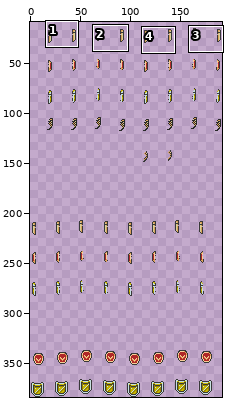
Sprite sheet -- data/sprites/hero/walking.shield.png. Above: a wide view before the commit, with the close-up outlined.
Close-up. As it was:
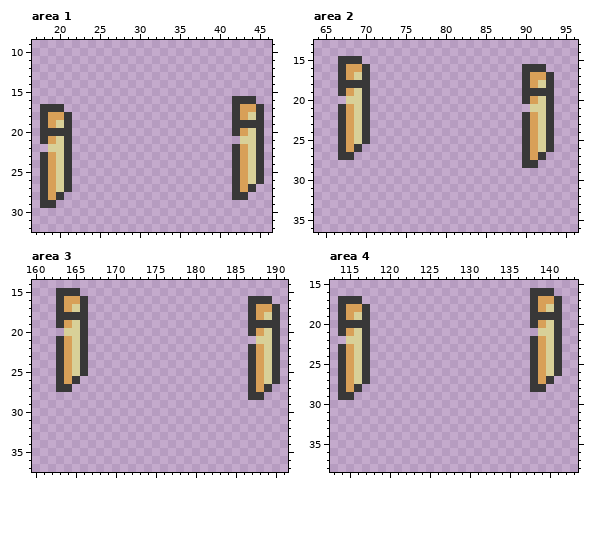
The file is 192x288 pixels. Pixels under 10% opacity are left out. Shown: area 1: x 17..46, y 9..32; area 2: x 64..96, y 13..36; area 3: x 160..191, y 14..37; area 4: x 113..143, y 15..38. The old version is drawn lined up with the new one. The wide view leaves out empty margins. The commit also changed other parts of the picture, which this record leaves out.
New version:
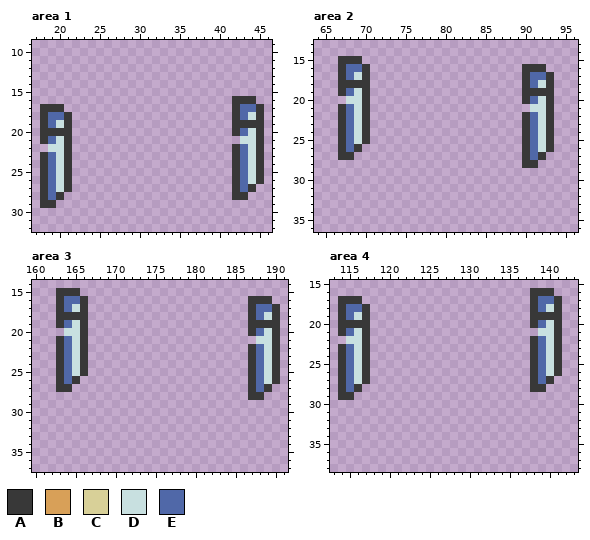
Palette (. is transparent): A #383838  B #d8a058  C #d8d098  D #c8e0e0  E #5068a8
Difference:
canvas 192x288 -> 192x384; drawings rearranged on the sheet (the old picture shows each at its new place; 28 dropped ones are not shown)
Changed rows in their new state; - is an unchanged pixel.
Area 1:
first column x 19:
17 ------------------------EE
18 EE----------------------ED
19 ED------------------------
20 ------------------------ED
21 ED----------------------DD
22 DD----------------------ED
23 ED----------------------ED
24 ED----------------------ED
25 ED----------------------ED
26 ED----------------------ED
27 ED----------------------E-
28 E-------------------------
Area 2:
first column x 68:
16 EE-----------------------
17 ED---------------------EE
18 -----------------------ED
19 ED-----------------------
20 DD---------------------ED
21 ED---------------------DD
22 ED---------------------ED
23 ED---------------------ED
24 ED---------------------ED
25 ED---------------------ED
26 E----------------------ED
27 -----------------------E-
Area 3:
first column x 164:
16 EE------------------------
17 ED----------------------EE
18 ------------------------ED
19 ED------------------------
20 DD----------------------ED
21 ED----------------------DD
22 ED----------------------ED
23 ED----------------------ED
24 ED----------------------ED
25 ED----------------------ED
26 E-----------------------ED
27 ------------------------E-
Area 4:
first column x 115:
17 ------------------------EE
18 EE----------------------ED
19 ED------------------------
20 ------------------------ED
21 ED----------------------DD
22 DD----------------------ED
23 ED----------------------ED
24 ED----------------------ED
25 ED----------------------ED
26 ED----------------------ED
27 ED----------------------E-
28 E-------------------------
Changed places in both close-ups, as pixel boxes (x1, y1, x2, y2):
changed: (240, 104, 256, 192)
changed: (48, 112, 64, 200)
changed: (346, 64, 362, 152)
changed: (530, 72, 546, 160)
changed: (64, 296, 80, 384)
changed: (256, 304, 272, 392)
changed: (538, 296, 554, 384)
changed: (346, 304, 362, 392)
